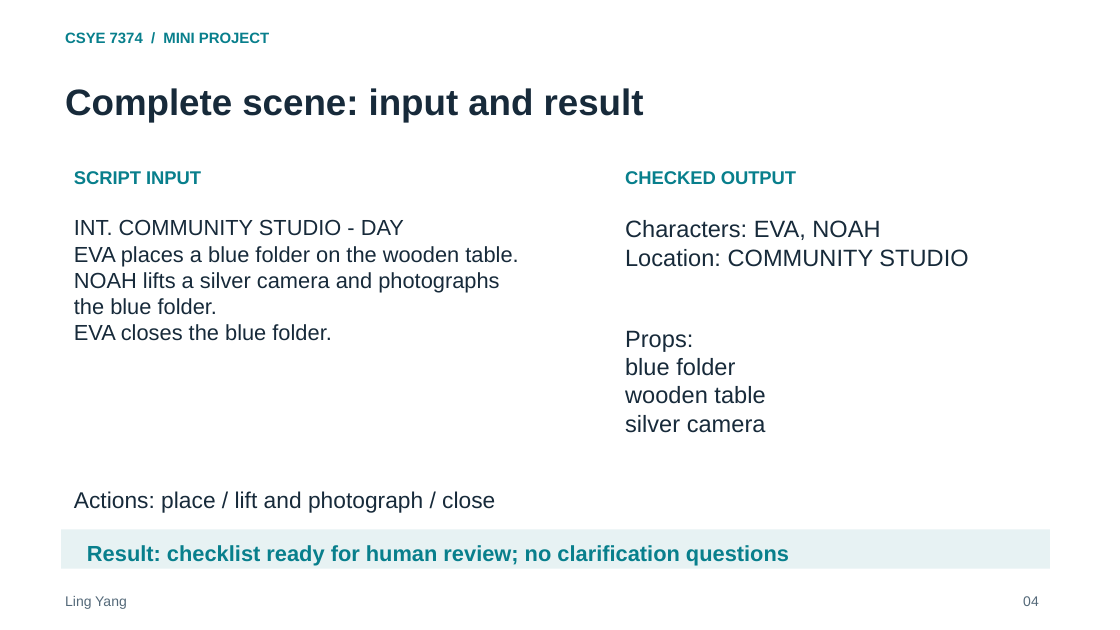
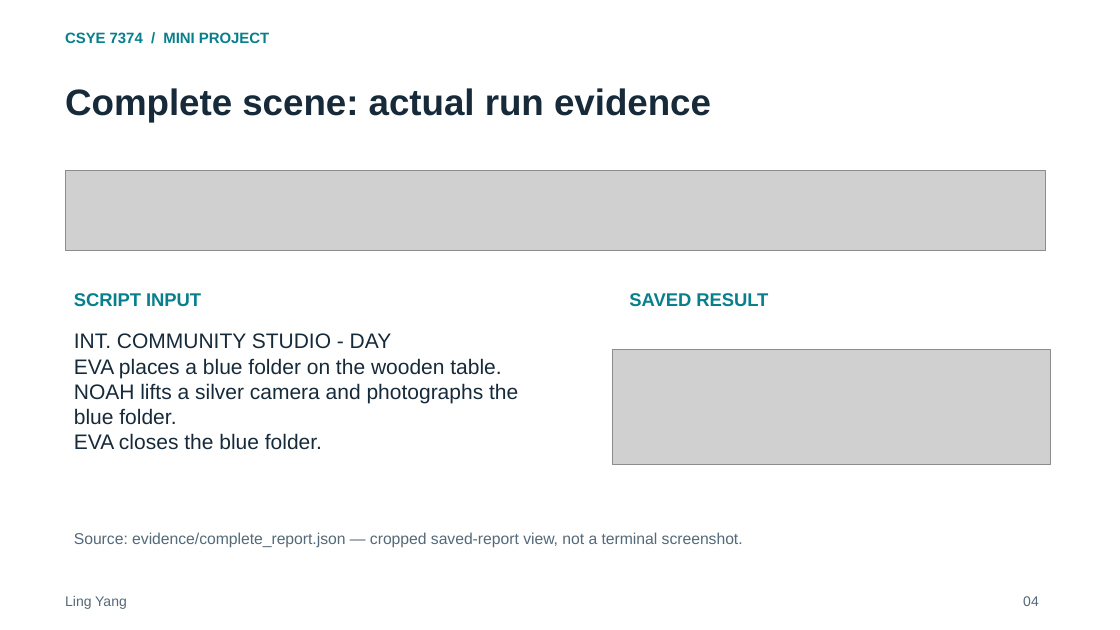
Before and after one commit to ling0021/script-production-checklist-agent, a slide deck: slide 4 of deliverables/Project_Presentation.pptx. Drawn at 1120x630 pixels with LibreOffice and Linux fonts; fonts in the diff are those of the drawing; grey boxes stand for pictures. Boxes give left, top, right and bottom in pixels: in the first picture for what was removed or moved away, otherwise in the second. Text is boxed around its words. In the diff, an @@ line names an element or a change of style, - is before the commit and + after.

Commit message:
Restore saved-run evidence images to presentation

```diff
--- a/deliverables/Project_Presentation.pptx
+++ b/deliverables/Project_Presentation.pptx
@@ text at (65,88,711,122): text changed @@
-Complete scene: input and result
+Complete scene: actual run evidence
@@ picture added at (66,171,1046,250) @@
@@ text removed at (625,171,796,184) @@
-CHECKED OUTPUT
@@ text removed at (625,220,968,267) @@
-Characters: EVA, NOAH
-Location: COMMUNITY STUDIO
@@ text "SCRIPT INPUT": place and size @@
-text "SCRIPT INPUT" at (74,171,201,184)
+text "SCRIPT INPUT" at (74,293,201,306)
@@ text added at (629,293,768,306), 15.8 pt, text #087F8C, bold @@
+SAVED RESULT
@@ text "INT. COMMUNITY STUDIO - DAY": place and size @@
-text "INT. COMMUNITY STUDIO - DAY" at (74,219,518,341)
+text "INT. COMMUNITY STUDIO - DAY" at (74,333,518,450)
@@ text "INT. COMMUNITY STUDIO - DAY" at (74,333,518,450): size 18.8 to 18 pt @@
@@ picture added at (613,350,1050,465) @@
@@ text removed at (625,330,766,433) @@
-Props:
-blue folder
-wooden table
-silver camera
@@ text removed at (74,491,495,513) @@
-Actions: place / lift and photograph / close
@@ rectangle removed at (61,529,1050,569) @@
@@ text added at (74,532,743,548), 13.5 pt, text #546979 @@
+Source: evidence/complete_report.json — cropped saved-report view, not a terminal screenshot.
@@ text removed at (87,545,789,566) @@
-Result: checklist ready for human review; no clarification questions
```
Also in this commit, not shown: 1 other slide changed, 1 slide added, 1 slide removed, 1 other file.
